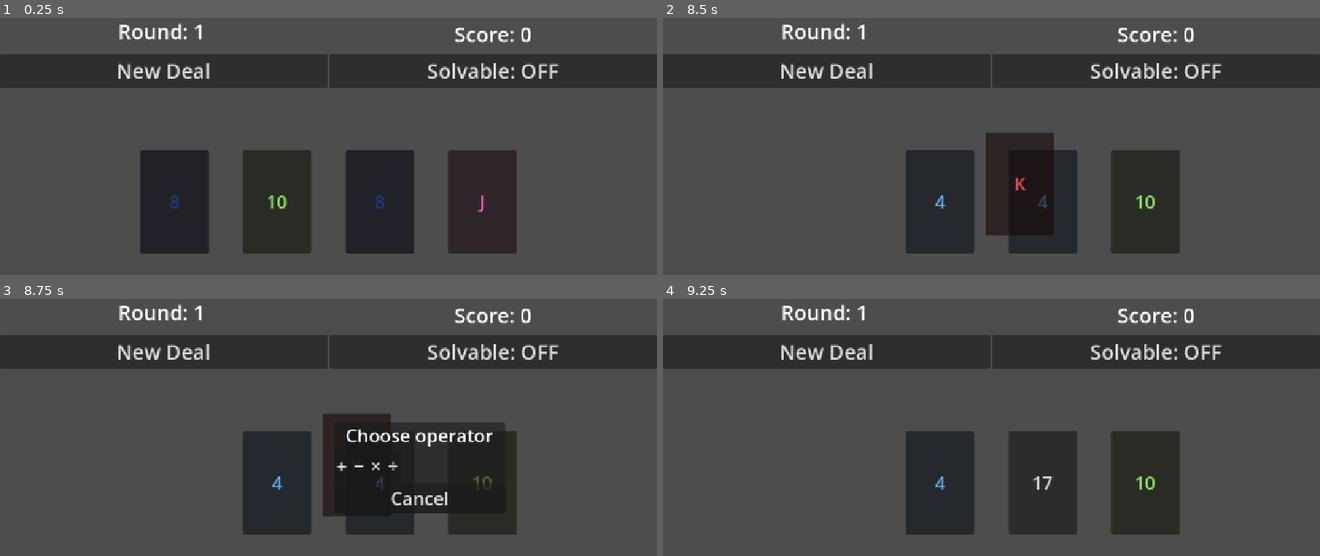
Above: before the commit, frames 1-4 (two rows, left to right).
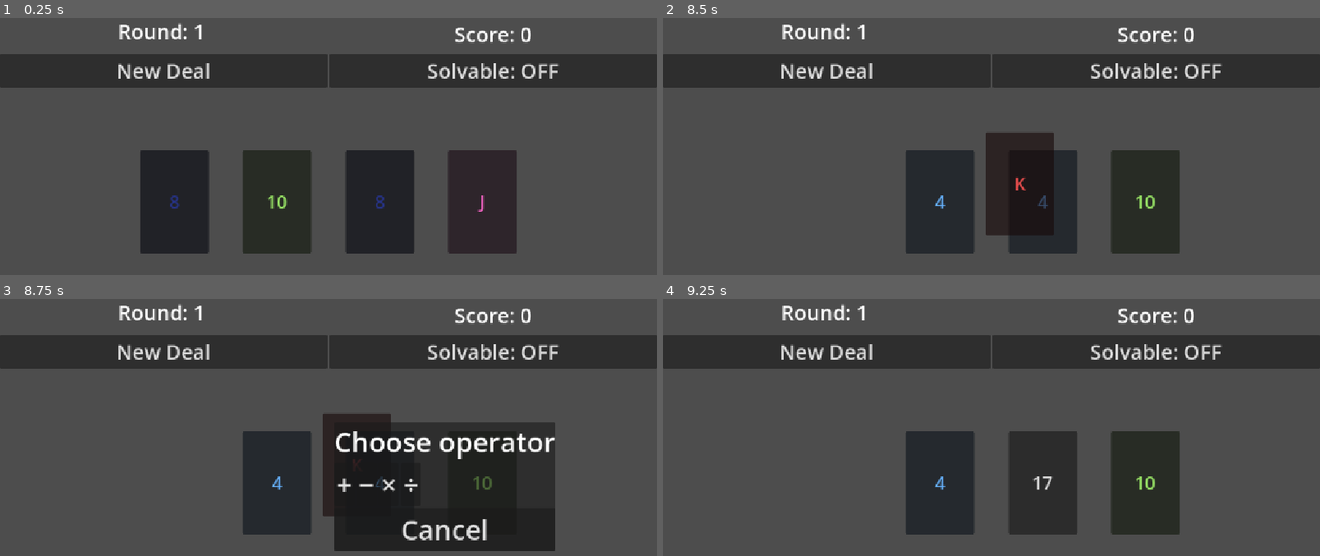
Above: after the commit, the same moments.

Repository: sky-q-xu/card-24
Game: Godot game, scene res://scenes/main.tscn
Two runs of this game, one before a commit and one after it. Both use one fixed random seed, a clock stepped at 60 frames per second and the inputs below.
Inputs (mouse positions are in pixels of both pictures, inside the frame that each line leads up to):
- Up to frame 1 (0.25 s): no input
- Up to frame 2 (8.5 s): click "New Deal" at 0.5 s; click "New Deal" at 1.25 s; click "Solvable: OFF" at 2 s; click "Solvable: ON" at 2.75 s; click "Solvable: OFF" at 3.5 s; click "Solvable: ON" at 4.25 s; click "New Deal" at 5 s; click "Solvable: OFF" at 5.75 s; click "Solvable: ON" at 6.5 s; tap Enter at 7.25 s; move the mouse to (1136, 182) at 7.27 s; click (1136, 182) at 7.42 s; tap Space at 8 s; drag from (860, 221) to (1044, 203) at 8.02 s
- Up to frame 3 (8.75 s): no input
- Up to frame 4 (9.25 s): click "+" at 8.75 s

Frames 1-2 are identical in both runs. In frame 3, 7.2% of the frame differs, in the area x 50-85%, y 47-99%; in frame 4, nothing differs.

Commit message:
Increase font size for operator buttons and label

Diff:
--- a/scenes/operator_popup.tscn
+++ b/scenes/operator_popup.tscn
@@ -15,7 +15,7 @@
 
 [node name="Label" type="Label" parent="PanelContainer/VBoxContainer"]
 layout_mode = 2
-theme_override_font_sizes/font_size = 32
+theme_override_font_sizes/font_size = 48
 text = "Choose operator"
 horizontal_alignment = 1
 
@@ -24,27 +24,27 @@
 
 [node name="ButtonPlus" type="Button" parent="PanelContainer/VBoxContainer/HBoxContainer"]
 layout_mode = 2
-theme_override_font_sizes/font_size = 32
+theme_override_font_sizes/font_size = 48
 text = "+"
 
 [node name="ButtonMinus" type="Button" parent="PanelContainer/VBoxContainer/HBoxContainer"]
 layout_mode = 2
-theme_override_font_sizes/font_size = 32
+theme_override_font_sizes/font_size = 48
 text = "−"
 
 [node name="ButtonMul" type="Button" parent="PanelContainer/VBoxContainer/HBoxContainer"]
 layout_mode = 2
-theme_override_font_sizes/font_size = 32
+theme_override_font_sizes/font_size = 48
 text = "×"
 
 [node name="ButtonDiv" type="Button" parent="PanelContainer/VBoxContainer/HBoxContainer"]
 layout_mode = 2
-theme_override_font_sizes/font_size = 32
+theme_override_font_sizes/font_size = 48
 text = "÷"
 
 [node name="ButtonCancel" type="Button" parent="PanelContainer/VBoxContainer"]
 layout_mode = 2
-theme_override_font_sizes/font_size = 32
+theme_override_font_sizes/font_size = 48
 text = "Cancel"
 
 [connection signal="pressed" from="PanelContainer/VBoxContainer/HBoxContainer/ButtonPlus" to="." method="_on_button_pressed" binds=["+"]]
